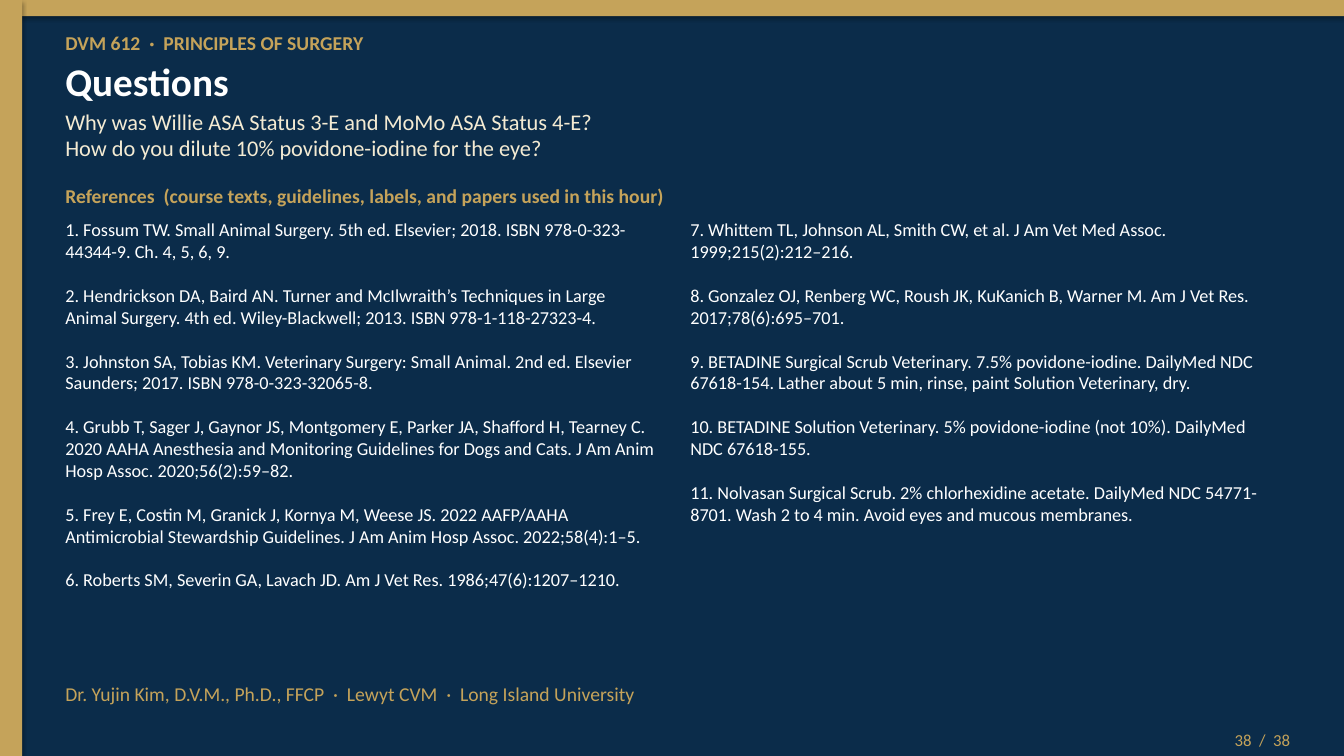
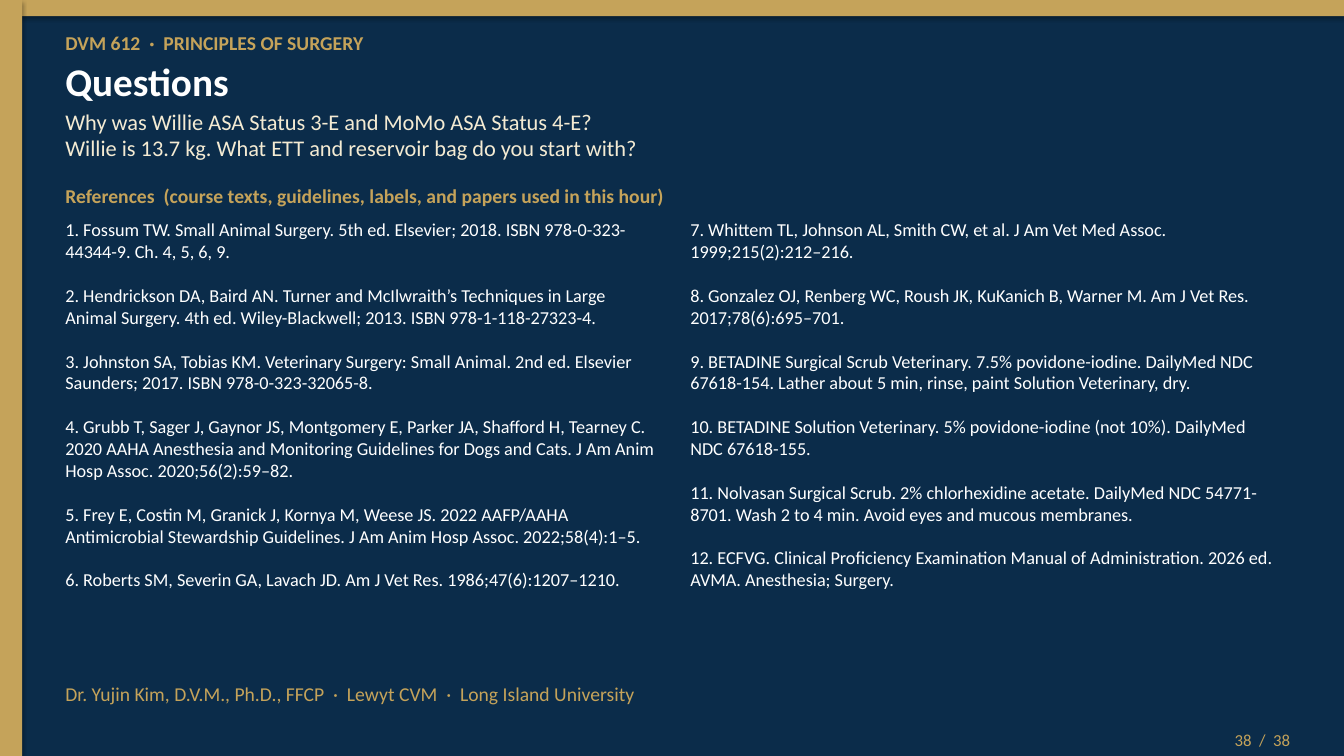
Before and after one commit to drkimvet/happycare, a slide deck: slide 38 of lectures/DVM-612_Week4_Preop_PatientPrep_Postop.pptx. Drawn at 1344x756 pixels with LibreOffice and Linux fonts; fonts in the diff are those of the drawing. Boxes give left, top, right and bottom in pixels: in the first picture for what was removed or moved away, otherwise in the second. Text is boxed around its words. In the diff, an @@ line names an element or a change of style, - is before the commit and + after.

```diff
--- a/lectures/DVM-612_Week4_Preop_PatientPrep_Postop.pptx
+++ b/lectures/DVM-612_Week4_Preop_PatientPrep_Postop.pptx
@@ text at [65,114,637,160]: text changed @@
-Why was Willie ASA Status 3-E and MoMo ASA Status 4-E?
-How do you dilute 10% povidone-iodine for the eye?
+Why was Willie ASA Status 3-E and MoMo ASA Status 4-E?
+Willie is 13.7 kg. What ETT and reservoir bag do you start with?
@@ text at [690,223,1272,589]: text changed @@
-7. Whittem TL, Johnson AL, Smith CW, et al. J Am Vet Med Assoc. 1999;215(2):212–216.
-8. Gonzalez OJ, Renberg WC, Roush JK, KuKanich B, Warner M. Am J Vet Res. 2017;78(6):695–701.
-9. BETADINE Surgical Scrub Veterinary. 7.5% povidone-iodine. DailyMed NDC 67618-154. Lather about 5 min, rinse, paint Solution Veterinary, dry.
-10. BETADINE Solution Veterinary. 5% povidone-iodine (not 10%). DailyMed NDC 67618-155.
-11. Nolvasan Surgical Scrub. 2% chlorhexidine acetate. DailyMed NDC 54771-8701. Wash 2 to 4 min. Avoid eyes and mucous membranes.
+7. Whittem TL, Johnson AL, Smith CW, et al. J Am Vet Med Assoc. 1999;215(2):212–216.
+8. Gonzalez OJ, Renberg WC, Roush JK, KuKanich B, Warner M. Am J Vet Res. 2017;78(6):695–701.
+9. BETADINE Surgical Scrub Veterinary. 7.5% povidone-iodine. DailyMed NDC 67618-154. Lather about 5 min, rinse, paint Solution Veterinary, dry.
+10. BETADINE Solution Veterinary. 5% povidone-iodine (not 10%). DailyMed NDC 67618-155.
+11. Nolvasan Surgical Scrub. 2% chlorhexidine acetate. DailyMed NDC 54771-8701. Wash 2 to 4 min. Avoid eyes and mucous membranes.
+12. ECFVG. Clinical Proficiency Examination Manual of Administration. 2026 ed. AVMA. Anesthesia; Surgery.
```
Also in this commit, not shown: 15 other slides changed, 2 other files.
